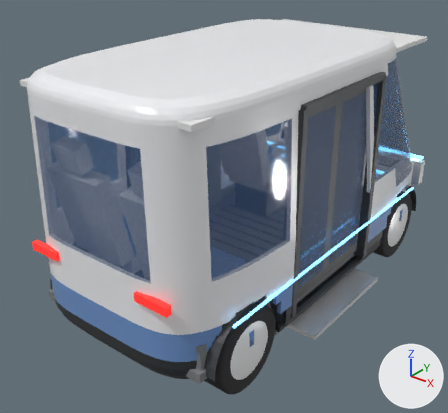
One commit to the glTF model godot_project/remake/vehicles/pod.glb: the scene before it, then after it.
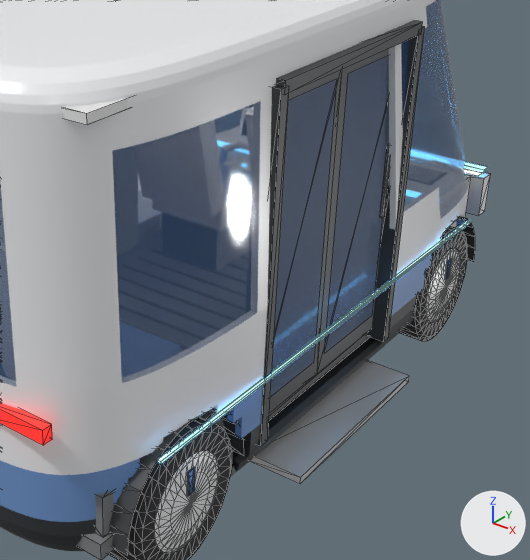
The first picture shows the older version from a 50 mm camera at (3.12, -4.36, 3.39) aimed at (-0.14, -0.28, 0.86). The close-ups show the older and then the newer version on the part from 32% to 100% of the width and 14% to 93% of the height of that picture. Only the edits that show in the close-ups are written down. Every picture has the same lights, and +X, +Y and +Z are marked at lower right. The close-ups show mesh edges as thin lines. Where no turn or scale is listed for an object, it has been applied to the vertices. Vertices at exactly the same position are counted once.

Objects in the first close-up: 'body', 'body_glass', 'door_R1', 'door_R2', 'interior', 'trim', 'tyre_BR', 'tyre_FR'.
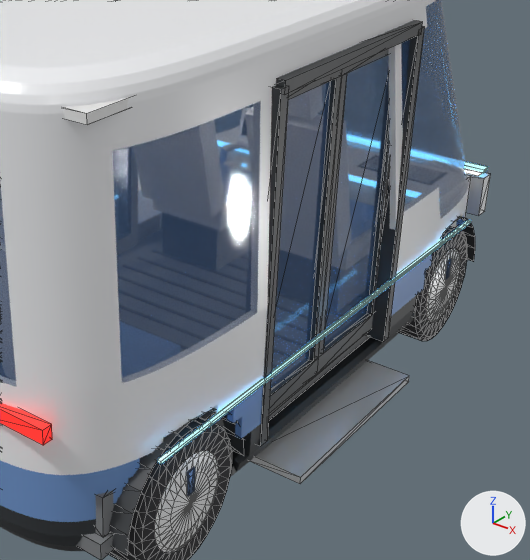
Location of each change, (x1, y1, x2, y2) in pixels of the close-ups (530 x 560 px):
part 1 of me_door_r1, added: after (324, 55, 389, 347)
part 2 of me_door_r1, added: after (317, 49, 389, 374)
part 3 of me_door_r2, added: after (271, 81, 331, 390)
part 4 of me_door_r2, added: after (269, 69, 342, 413)

The edits, one by one:
me_door_r1 is used by ob_door_r1; location (0.85, -0.12, 0.0).
me_door_r1 had 24 vertices, 34 faces and spanned x -0.03..0.05, y 0.0..0.62, z 0.42..2.06.
me_door_r1 now has 40 vertices, 70 faces and spans x -0.03..0.05, y 0.0..0.62, z 0.42..2.06.
me_door_r1 part 1: the loose piece of 4 vertices spanning x 0.03, y 0.05..0.57, z 0.52..2.0 is copied, and the copy is moved by (-0.03, 0.0, 0.0); it spans x 0.0, y 0.05..0.57, z 0.52..2.0.
me_door_r1 part 2: 12 vertices added at x -0.03..0.03, y 0.0..0.62, z 0.52..2.0.
me_door_r2 is used by ob_door_r2; location (0.85, -0.12, 0.0).
me_door_r2 had 24 vertices, 34 faces and spanned x -0.03..0.05, y -0.62..0.0, z 0.42..2.06.
me_door_r2 now has 40 vertices, 70 faces and spans x -0.03..0.05, y -0.62..0.0, z 0.42..2.06.
me_door_r2 part 3: the loose piece of 4 vertices spanning x 0.03, y -0.57..-0.05, z 0.52..2.0 is copied, and the copy is moved by (-0.03, 0.0, 0.0); it spans x 0.0, y -0.57..-0.05, z 0.52..2.0.
me_door_r2 part 4: 12 vertices added at x -0.03..0.03, y -0.62..0.0, z 0.52..2.0.
